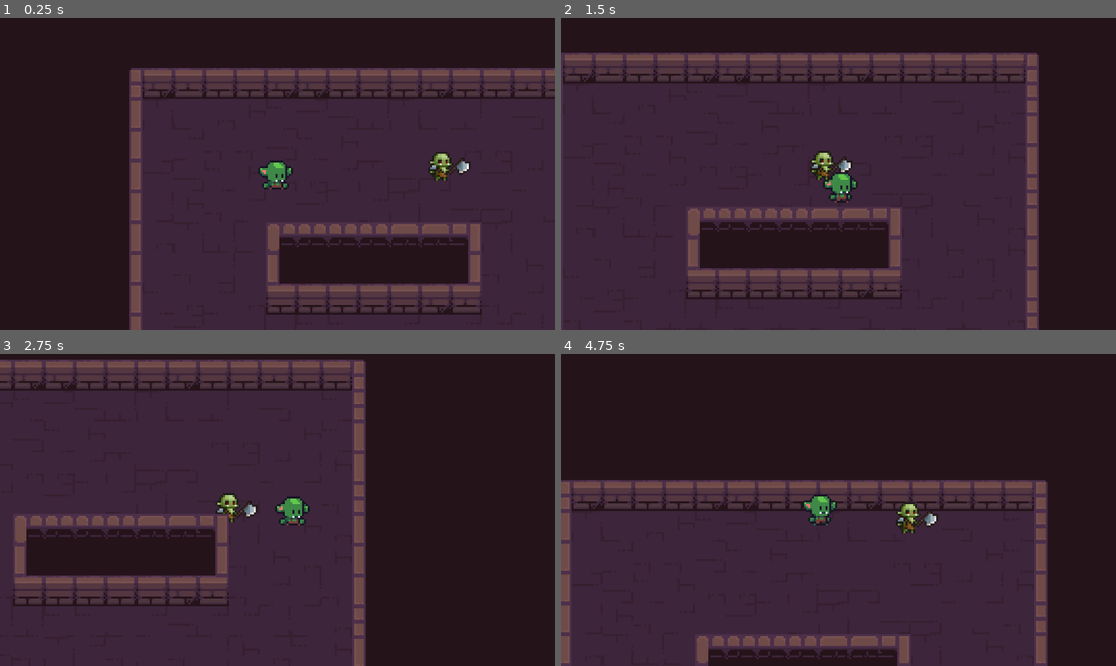
Above: before the commit, frames 1-4 (two rows, left to right).
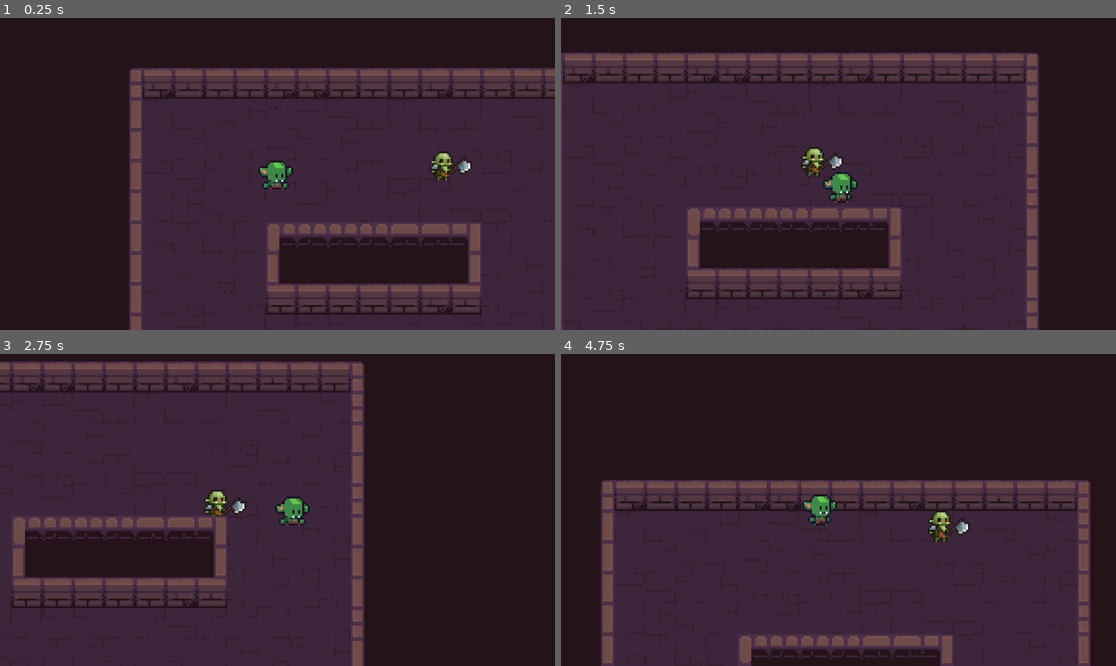
Above: after the commit, the same moments.

Repository: CatsAreCuteAndFast/knockback-topdown
Game: Godot game, scene res://scenes/levels/main_level.tscn
The game is run twice, just before and just after one commit, with the same random seed, the same clock (stepped at 60 frames per second) and the same inputs.
Inputs:
- Up to frame 1 (0.25 s): no input
- Up to frame 2 (1.5 s): hold D (right) 0.53-1.28 s; hold S (down) from 1.28 s (still down)
- Up to frame 3 (2.75 s): release S (down) at 2.03 s; hold D (right) from 2.03 s (still down)
- Up to frame 4 (4.75 s): release D (right) at 2.78 s; hold W (up) 2.78-3.53 s; hold A (left) from 3.53 s (still down)

The runs differ from the first frame. In frame 1, 0.3% of the frame differs, in the area x 77-86%, y 42-53%; in frame 2, 0.6%; in frame 3, 5.9%; in frame 4, 14%, in the area x 0-96%, y 40-100%.

Commit message:
Added pathfinding

Diff:
--- a/scenes/enemy.tscn
+++ b/scenes/enemy.tscn
@@ -61,6 +61,8 @@
 
 [node name="Enemy" type="CharacterBody2D"]
 collision_layer = 2
+motion_mode = 1
+wall_min_slide_angle = 0.0
 script = ExtResource("1_r8s47")
 
 [node name="AnimatedSprite2D" type="AnimatedSprite2D" parent="."]
@@ -83,9 +85,10 @@
 enemy = NodePath("../..")
 detection_radius = 75.0
 
-[node name="Follow" type="Node" parent="StateMachine" node_paths=PackedStringArray("enemy")]
+[node name="Follow" type="Node" parent="StateMachine" node_paths=PackedStringArray("enemy", "navigation_agent")]
 script = ExtResource("5_e73rp")
 enemy = NodePath("../..")
+navigation_agent = NodePath("../../NavigationAgent2D")
 detection_radius = 100.0
 
 [node name="8DirectionalRaycasts" type="Node2D" parent="."]
@@ -114,3 +117,12 @@
 
 [node name="right" type="RayCast2D" parent="8DirectionalRaycasts"]
 target_position = Vector2(40, 0)
+
+[node name="NavigationAgent2D" type="NavigationAgent2D" parent="."]
+radius = 134.0
+
+[node name="Timer" type="Timer" parent="."]
+wait_time = 0.1
+autostart = true
+
+[connection signal="timeout" from="Timer" to="StateMachine/Follow" method="_on_timer_timeout"]
--- a/scenes/player.tscn
+++ b/scenes/player.tscn
@@ -73,6 +73,8 @@
 [node name="Player" type="CharacterBody2D" groups=["player"]]
 z_index = 5
 collision_layer = 2
+motion_mode = 1
+wall_min_slide_angle = 0.0
 script = ExtResource("1_7ktty")
 accel = 20.0
 
--- a/scripts/enemy.gd
+++ b/scripts/enemy.gd
@@ -14,9 +14,5 @@
 func _ready() -> void:
 	raycast_array = [topright, topleft, bottomright, bottomleft, left, right, top, bottom]
 
-func _process(delta: float) -> void:
-	if top.is_colliding():
-		print("hi")
-
 func _physics_process(delta: float) -> void:
 	move_and_slide()
--- a/scripts/states/follow.gd
+++ b/scripts/states/follow.gd
@@ -2,23 +2,29 @@
 class_name Follow
 
 @export var enemy: CharacterBody2D
+@export var navigation_agent : NavigationAgent2D
 @export var move_speed := 50.0
 @export var detection_radius := 200.0
 
-var player: CharacterBody2D
+var player: Node2D
+
+func makepath():
+	navigation_agent.target_position = player.global_position
 
 func Enter():
 	player = get_tree().get_first_node_in_group("player")
+	makepath()
 
 func PhysicsUpdate(delta: float):
-	if enemy and player:
-		var distance_to_player = enemy.global_position.distance_to(player.global_position)
+	var direction = enemy.to_local(navigation_agent.get_next_path_position()).normalized()
+	enemy.velocity = direction * move_speed
 
-		if distance_to_player <= detection_radius:
-			var direction = (player.global_position - enemy.global_position).normalized()
-			enemy.velocity = direction * move_speed
-		else:
-			Transitioned.emit(self, "Wander")
+	var distance_to_player = enemy.global_position.distance_to(player.global_position)
+	if distance_to_player > detection_radius:
+		Transitioned.emit(self, "Wander")
 
 func Exit():
 	enemy.velocity = Vector2.ZERO
+
+func _on_timer_timeout() -> void:
+	makepath()
--- a/tilesets/dungeon_tileset.tres
+++ b/tilesets/dungeon_tileset.tres
@@ -1,6 +1,42 @@
-[gd_resource type="TileSet" load_steps=3 format=3 uid="uid://bqr1tm8yw2p4"]
+[gd_resource type="TileSet" load_steps=10 format=3 uid="uid://bqr1tm8yw2p4"]
 
 [ext_resource type="Texture2D" uid="uid://ij77wsk23bti" path="res://assets/sprites/tileset/Dungeon_Tileset.png" id="1_6mpcm"]
+
+[sub_resource type="NavigationPolygon" id="NavigationPolygon_gui2k"]
+outlines = Array[PackedVector2Array]([PackedVector2Array(-8, -8, 8, -8, 8, -8, -8, -8)])
+agent_radius = 0.0
+
+[sub_resource type="NavigationPolygon" id="NavigationPolygon_i7wco"]
+vertices = PackedVector2Array(6.75, -6.875, 8, -5.125, 8, 5.125, 7, 6.875, 5.125, 8, -5, 8, -6.875, 6.625, -8, 4.625, -8, -5, -6.75, -6.875, -5, -8, 5.25, -8)
+polygons = Array[PackedInt32Array]([PackedInt32Array(0, 1, 2, 3, 4, 5, 6, 7, 8, 9, 10, 11)])
+outlines = Array[PackedVector2Array]([PackedVector2Array(-6.875, 6.625, -5, 8, 5.125, 8, 7, 6.875, 8, 5.125, 8, -5.125, 6.75, -6.875, 5.25, -8, -5, -8, -6.75, -6.875, -8, -5, -8, 4.625)])
+agent_radius = 0.0
+
+[sub_resource type="NavigationPolygon" id="NavigationPolygon_o8jh3"]
+outlines = Array[PackedVector2Array]([PackedVector2Array(-8, -8, 8, -8, 8, -8, -8, -8)])
+agent_radius = 0.0
+
+[sub_resource type="NavigationPolygon" id="NavigationPolygon_hpo1g"]
+vertices = PackedVector2Array(6.75, -6.875, 8, -5.125, 8, 5.125, 7, 6.875, 5.125, 8, -5, 8, -6.875, 6.625, -8, 4.625, -8, -5, -6.75, -6.875, -5, -8, 5.25, -8)
+polygons = Array[PackedInt32Array]([PackedInt32Array(0, 1, 2, 3, 4, 5, 6, 7, 8, 9, 10, 11)])
+outlines = Array[PackedVector2Array]([PackedVector2Array(-6.875, 6.625, -5, 8, 5.125, 8, 7, 6.875, 8, 5.125, 8, -5.125, 6.75, -6.875, 5.25, -8, -5, -8, -6.75, -6.875, -8, -5, -8, 4.625)])
+agent_radius = 0.0
+
+[sub_resource type="NavigationPolygon" id="NavigationPolygon_51w2i"]
+outlines = Array[PackedVector2Array]([PackedVector2Array(-8, -8, 8, -8, 8, -8, -8, -8)])
+agent_radius = 0.0
+
+[sub_resource type="NavigationPolygon" id="NavigationPolygon_qp5sa"]
+vertices = PackedVector2Array(6.75, -6.875, 8, -5.125, 8, 5.125, 7, 6.875, 5.125, 8, -5, 8, -6.875, 6.625, -8, 4.625, -8, -5, -6.75, -6.875, -5, -8, 5.25, -8)
+polygons = Array[PackedInt32Array]([PackedInt32Array(0, 1, 2, 3, 4, 5, 6, 7, 8, 9, 10, 11)])
+outlines = Array[PackedVector2Array]([PackedVector2Array(-6.875, 6.625, -5, 8, 5.125, 8, 7, 6.875, 8, 5.125, 8, -5.125, 6.75, -6.875, 5.25, -8, -5, -8, -6.75, -6.875, -8, -5, -8, 4.625)])
+agent_radius = 0.0
+
+[sub_resource type="NavigationPolygon" id="NavigationPolygon_goa00"]
+vertices = PackedVector2Array(6.75, -6.875, 8, -5.125, 8, 5.125, 7, 6.875, 5.125, 8, -5, 8, -6.875, 6.625, -8, 4.625, -8, -5, -6.75, -6.875, -5, -8, 5.25, -8)
+polygons = Array[PackedInt32Array]([PackedInt32Array(0, 1, 2, 3, 4, 5, 6, 7, 8, 9, 10, 11)])
+outlines = Array[PackedVector2Array]([PackedVector2Array(-6.875, 6.625, -5, 8, 5.125, 8, 7, 6.875, 8, 5.125, 8, -5.125, 6.75, -6.875, 5.25, -8, -5, -8, -6.75, -6.875, -8, -5, -8, 4.625)])
+agent_radius = 0.0
 
 [sub_resource type="TileSetAtlasSource" id="TileSetAtlasSource_x3qir"]
 texture = ExtResource("1_6mpcm")
@@ -12,6 +48,7 @@
 0:0/0/terrains_peering_bit/right_side = 0
 0:0/0/terrains_peering_bit/bottom_right_corner = 0
 0:0/0/terrains_peering_bit/bottom_side = 0
+0:0/0/navigation_layer_0/polygon = SubResource("NavigationPolygon_gui2k")
 1:0/next_alternative_id = 3
 1:0/0 = 0
 1:0/0/z_index = 5
@@ -23,6 +60,7 @@
 1:0/0/terrains_peering_bit/bottom_side = 0
 1:0/0/terrains_peering_bit/bottom_left_corner = 0
 1:0/0/terrains_peering_bit/left_side = 0
+1:0/0/navigation_layer_0/polygon = SubResource("NavigationPolygon_o8jh3")
 1:0/1 = 1
 1:0/1/z_index = 5
 1:0/1/terrain_set = 0
@@ -58,6 +96,7 @@
 2:0/0/terrains_peering_bit/bottom_side = 0
 2:0/0/terrains_peering_bit/bottom_left_corner = 0
 2:0/0/terrains_peering_bit/left_side = 0
+2:0/0/navigation_layer_0/polygon = SubResource("NavigationPolygon_o8jh3")
 2:0/1 = 1
 2:0/1/z_index = 5
 2:0/1/terrain_set = 0
@@ -93,6 +132,7 @@
 3:0/0/terrains_peering_bit/bottom_side = 0
 3:0/0/terrains_peering_bit/bottom_left_corner = 0
 3:0/0/terrains_peering_bit/left_side = 0
+3:0/0/navigation_layer_0/polygon = SubResource("NavigationPolygon_o8jh3")
 3:0/1 = 1
 3:0/1/z_index = 5
 3:0/1/terrain_set = 0
@@ -128,6 +168,7 @@
 4:0/0/terrains_peering_bit/bottom_side = 0
 4:0/0/terrains_peering_bit/bottom_left_corner = 0
 4:0/0/terrains_peering_bit/left_side = 0
+4:0/0/navigation_layer_0/polygon = SubResource("NavigationPolygon_o8jh3")
 4:0/1 = 1
 4:0/1/z_index = 5
 4:0/1/terrain_set = 0
@@ -160,6 +201,7 @@
 5:0/0/terrains_peering_bit/bottom_side = 0
 5:0/0/terrains_peering_bit/bottom_left_corner = 0
 5:0/0/terrains_peering_bit/left_side = 0
+5:0/0/navigation_layer_0/polygon = SubResource("NavigationPolygon_o8jh3")
 6:0/0 = 0
 6:0/0/terrain_set = 0
 6:0/0/terrain = 0
@@ -171,6 +213,7 @@
 6:0/0/terrains_peering_bit/top_left_corner = 0
 6:0/0/terrains_peering_bit/top_side = 0
 6:0/0/terrains_peering_bit/top_right_corner = 0
+6:0/0/navigation_layer_0/polygon = SubResource("NavigationPolygon_qp5sa")
 7:0/0 = 0
 7:0/0/terrain_set = 0
 7:0/0/terrain = 0
@@ -182,6 +225,7 @@
 7:0/0/terrains_peering_bit/top_left_corner = 0
 7:0/0/terrains_peering_bit/top_side = 0
 7:0/0/terrains_peering_bit/top_right_corner = 0
+7:0/0/navigation_layer_0/polygon = SubResource("NavigationPolygon_qp5sa")
 8:0/0 = 0
 8:0/0/terrain_set = 0
 8:0/0/terrain = 0
@@ -193,6 +237,7 @@
 8:0/0/terrains_peering_bit/top_left_corner = 0
 8:0/0/terrains_peering_bit/top_side = 0
 8:0/0/terrains_peering_bit/top_right_corner = 0
+8:0/0/navigation_layer_0/polygon = SubResource("NavigationPolygon_qp5sa")
 9:0/0 = 0
 9:0/0/terrain_set = 0
 9:0/0/terrain = 0
@@ -204,6 +249,7 @@
 9:0/0/terrains_peering_bit/top_left_corner = 0
 9:0/0/terrains_peering_bit/top_side = 0
 9:0/0/terrains_peering_bit/top_right_corner = 0
+9:0/0/navigation_layer_0/polygon = SubResource("NavigationPolygon_qp5sa")
 0:1/0 = 0
 0:1/0/z_index = 5
 0:1/0/terrain_set = 0
@@ -214,10 +260,15 @@
 0:1/0/terrains_peering_bit/bottom_side = 0
 0:1/0/terrains_peering_bit/top_side = 0
 0:1/0/terrains_peering_bit/top_right_corner = 0
+0:1/0/navigation_layer_0/polygon = SubResource("NavigationPolygon_gui2k")
 1:1/0 = 0
+1:1/0/navigation_layer_0/polygon = SubResource("NavigationPolygon_hpo1g")
 2:1/0 = 0
+2:1/0/navigation_layer_0/polygon = SubResource("NavigationPolygon_hpo1g")
 3:1/0 = 0
+3:1/0/navigation_layer_0/polygon = SubResource("NavigationPolygon_hpo1g")
 4:1/0 = 0
+4:1/0/navigation_layer_0/polygon = SubResource("NavigationPolygon_hpo1g")
 5:1/0 = 0
 5:1/0/z_index = 5
 5:1/0/terrain_set = 0
@@ -228,6 +279,7 @@
 5:1/0/terrains_peering_bit/left_side = 0
 5:1/0/terrains_peering_bit/top_left_corner = 0
 5:1/0/terrains_peering_bit/top_side = 0
+5:1/0/navigation_layer_0/polygon = SubResource("NavigationPolygon_o8jh3")
 6:1/0 = 0
 6:1/0/terrain_set = 0
 6:1/0/terrain = 0
@@ -239,6 +291,7 @@
 6:1/0/terrains_peering_bit/top_left_corner = 0
 6:1/0/terrains_peering_bit/top_side = 0
 6:1/0/terrains_peering_bit/top_right_corner = 0
+6:1/0/navigation_layer_0/polygon = SubResource("NavigationPolygon_qp5sa")
 7:1/0 = 0
 7:1/0/terrain_set = 0
 7:1/0/terrain = 0
@@ -250,6 +303,7 @@
 7:1/0/terrains_peering_bit/top_left_corner = 0
 7:1/0/terrains_peering_bit/top_side = 0
 7:1/0/terrains_peering_bit/top_right_corner = 0
+7:1/0/navigation_layer_0/polygon = SubResource("NavigationPolygon_qp5sa")
 8:1/0 = 0
 8:1/0/terrain_set = 0
 8:1/0/terrain = 0
@@ -261,6 +315,7 @@
 8:1/0/terrains_peering_bit/top_left_corner = 0
 8:1/0/terrains_peering_bit/top_side = 0
 8:1/0/terrains_peering_bit/top_right_corner = 0
+8:1/0/navigation_layer_0/polygon = SubResource("NavigationPolygon_qp5sa")
 9:1/0 = 0
 9:1/0/terrain_set = 0
 9:1/0/terrain = 0
@@ -272,6 +327,7 @@
 9:1/0/terrains_peering_bit/top_left_corner = 0
 9:1/0/terrains_peering_bit/top_side = 0
 9:1/0/terrains_peering_bit/top_right_corner = 0
+9:1/0/navigation_layer_0/polygon = SubResource("NavigationPolygon_qp5sa")
 0:2/0 = 0
 0:2/0/z_index = 5
 0:2/0/terrain_set = 0
@@ -282,7 +338,9 @@
 0:2/0/terrains_peering_bit/bottom_side = 0
 0:2/0/terrains_peering_bit/top_side = 0
 0:2/0/terrains_peering_bit/top_right_corner = 0
+0:2/0/navigation_layer_0/polygon = SubResource("NavigationPolygon_gui2k")
 1:2/0 = 0
+1:2/0/navigation_layer_0/polygon = SubResource("NavigationPolygon_hpo1g")
 2:2/0 = 0
 2:2/0/terrain_set = 0
 2:2/0/terrain = 0
@@ -294,6 +352,7 @@
 2:2/0/terrains_peering_bit/top_left_corner = 0
 2:2/0/terrains_peering_bit/top_side = 0
 2:2/0/terrains_peering_bit/top_right_corner = 0
+2:2/0/navigation_layer_0/polygon = SubResource("NavigationPolygon_hpo1g")
 3:2/0 = 0
 3:2/0/terrain_set = 0
 3:2/0/terrain = 0
@@ -305,7 +364,9 @@
 3:2/0/terrains_peering_bit/top_left_corner = 0
 3:2/0/terrains_peering_bit/top_side = 0
 3:2/0/terrains_peering_bit/top_right_corner = 0
+3:2/0/navigation_layer_0/polygon = SubResource("NavigationPolygon_hpo1g")
 4:2/0 = 0
+4:2/0/navigation_layer_0/polygon = SubResource("NavigationPolygon_hpo1g")
 5:2/0 = 0
 5:2/0/z_index = 5
 5:2/0/terrain_set = 0
@@ -316,6 +377,7 @@
 5:2/0/terrains_peering_bit/left_side = 0
 5:2/0/terrains_peering_bit/top_left_corner = 0
 5:2/0/terrains_peering_bit/top_side = 0
+5:2/0/navigation_layer_0/polygon = SubResource("NavigationPolygon_o8jh3")
 6:2/0 = 0
 6:2/0/terrain_set = 0
 6:2/0/terrain = 0
@@ -327,6 +389,7 @@
 6:2/0/terrains_peering_bit/top_left_corner = 0
 6:2/0/terrains_peering_bit/top_side = 0
 6:2/0/terrains_peering_bit/top_right_corner = 0
+6:2/0/navigation_layer_0/polygon = SubResource("NavigationPolygon_qp5sa")
 7:2/0 = 0
 7:2/0/terrain_set = 0
 7:2/0/terrain = 0
@@ -338,6 +401,7 @@
 7:2/0/terrains_peering_bit/top_left_corner = 0
 7:2/0/terrains_peering_bit/top_side = 0
 7:2/0/terrains_peering_bit/top_right_corner = 0
+7:2/0/navigation_layer_0/polygon = SubResource("NavigationPolygon_qp5sa")
 8:2/0 = 0
 8:2/0/terrain_set = 0
 8:2/0/terrain = 0
@@ -349,6 +413,7 @@
 8:2/0/terrains_peering_bit/top_left_corner = 0
 8:2/0/terrains_peering_bit/top_side = 0
 8:2/0/terrains_peering_bit/top_right_corner = 0
+8:2/0/navigation_layer_0/polygon = SubResource("NavigationPolygon_qp5sa")
 9:2/0 = 0
 9:2/0/terrain_set = 0
 9:2/0/terrain = 0
@@ -360,6 +425,7 @@
 9:2/0/terrains_peering_bit/top_left_corner = 0
 9:2/0/terrains_peering_bit/top_side = 0
 9:2/0/terrains_peering_bit/top_right_corner = 0
+9:2/0/navigation_layer_0/polygon = SubResource("NavigationPolygon_qp5sa")
 0:3/0 = 0
 0:3/0/z_index = 5
 0:3/0/terrain_set = 0
@@ -371,9 +437,13 @@
 0:3/0/terrains_peering_bit/top_side = 0
 0:3/0/terrains_peering_bit/top_right_corner = 0
 1:3/0 = 0
+1:3/0/navigation_layer_0/polygon = SubResource("NavigationPolygon_hpo1g")
 2:3/0 = 0
+2:3/0/navigation_layer_0/polygon = SubResource("NavigationPolygon_hpo1g")
 3:3/0 = 0
+3:3/0/navigation_layer_0/polygon = SubResource("NavigationPolygon_hpo1g")
 4:3/0 = 0
+4:3/0/navigation_layer_0/polygon = SubResource("NavigationPolygon_hpo1g")
 5:3/0 = 0
 5:3/0/z_index = 5
 5:3/0/terrain_set = 0
@@ -384,6 +454,7 @@
 5:3/0/terrains_peering_bit/left_side = 0
 5:3/0/terrains_peering_bit/top_left_corner = 0
 5:3/0/terrains_peering_bit/top_side = 0
+5:3/0/navigation_layer_0/polygon = SubResource("NavigationPolygon_gui2k")
 6:3/0 = 0
 7:3/0 = 0
 8:3/0 = 0
@@ -418,6 +489,7 @@
 2:4/0/terrains_peering_bit/top_left_corner = 0
 2:4/0/terrains_peering_bit/top_side = 0
 2:4/0/terrains_peering_bit/top_right_corner = 0
+2:4/0/navigation_layer_0/polygon = SubResource("NavigationPolygon_51w2i")
 3:4/0 = 0
 3:4/0/z_index = 5
 3:4/0/y_sort_origin = 5
@@ -429,6 +501,7 @@
 3:4/0/terrains_peering_bit/top_left_corner = 0
 3:4/0/terrains_peering_bit/top_side = 0
 3:4/0/terrains_peering_bit/top_right_corner = 0
+3:4/0/navigation_layer_0/polygon = SubResource("NavigationPolygon_51w2i")
 4:4/0 = 0
 4:4/0/z_index = 5
 4:4/0/y_sort_origin = 5
@@ -440,6 +513,7 @@
 4:4/0/terrains_peering_bit/top_left_corner = 0
 4:4/0/terrains_peering_bit/top_side = 0
 4:4/0/terrains_peering_bit/top_right_corner = 0
+4:4/0/navigation_layer_0/polygon = SubResource("NavigationPolygon_51w2i")
 5:4/0 = 0
 5:4/0/z_index = 5
 5:4/0/terrain_set = 0
@@ -448,8 +522,11 @@
 5:4/0/terrains_peering_bit/left_side = 0
 5:4/0/terrains_peering_bit/top_left_corner = 0
 5:4/0/terrains_peering_bit/top_side = 0
+5:4/0/navigation_layer_0/polygon = SubResource("NavigationPolygon_51w2i")
 6:4/0 = 0
+6:4/0/navigation_layer_0/polygon = SubResource("NavigationPolygon_51w2i")
 7:4/0 = 0
+7:4/0/navigation_layer_0/polygon = SubResource("NavigationPolygon_51w2i")
 8:4/0 = 0
 9:4/0 = 0
 0:5/0 = 0
@@ -521,9 +598,13 @@
 8:5/0 = 0
 9:5/0 = 0
 0:6/0 = 0
+0:6/0/navigation_layer_0/polygon = SubResource("NavigationPolygon_i7wco")
 1:6/0 = 0
+1:6/0/navigation_layer_0/polygon = SubResource("NavigationPolygon_i7wco")
 2:6/0 = 0
+2:6/0/navigation_layer_0/polygon = SubResource("NavigationPolygon_i7wco")
 3:6/0 = 0
+3:6/0/navigation_layer_0/polygon = SubResource("NavigationPolygon_i7wco")
 4:6/0 = 0
 5:6/0 = 0
 6:6/0 = 0
@@ -531,15 +612,20 @@
 8:6/0 = 0
 9:6/0 = 0
 0:7/0 = 0
+0:7/0/navigation_layer_0/polygon = SubResource("NavigationPolygon_i7wco")
 1:7/0 = 0
+1:7/0/navigation_layer_0/polygon = SubResource("NavigationPolygon_i7wco")
 2:7/0 = 0
+2:7/0/navigation_layer_0/polygon = SubResource("NavigationPolygon_i7wco")
 3:7/0 = 0
+3:7/0/navigation_layer_0/polygon = SubResource("NavigationPolygon_i7wco")
 4:7/0 = 0
 5:7/0 = 0
 6:7/0 = 0
 7:7/0 = 0
 8:7/0 = 0
 9:7/0 = 0
+9:7/0/navigation_layer_0/polygon = SubResource("NavigationPolygon_goa00")
 0:8/0 = 0
 1:8/0 = 0
 2:8/0 = 0
@@ -566,4 +652,5 @@
 terrain_set_0/mode = 0
 terrain_set_0/terrain_0/name = "DungeonTIles"
 terrain_set_0/terrain_0/color = Color(0.5, 0.34375, 0.25, 1)
+navigation_layer_0/layers = 1
 sources/0 = SubResource("TileSetAtlasSource_x3qir")
